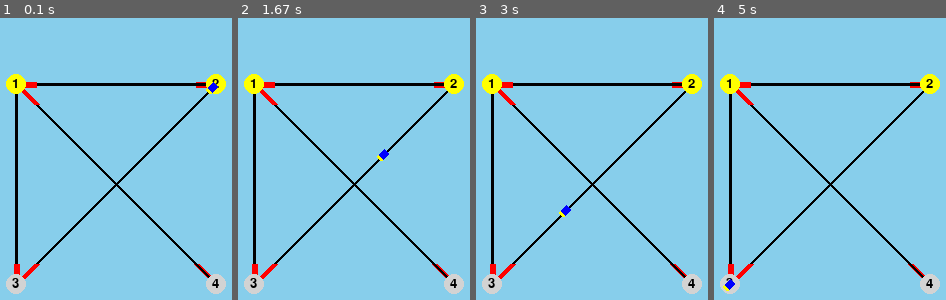
Above: before the commit, frames 1-4 (left to right).
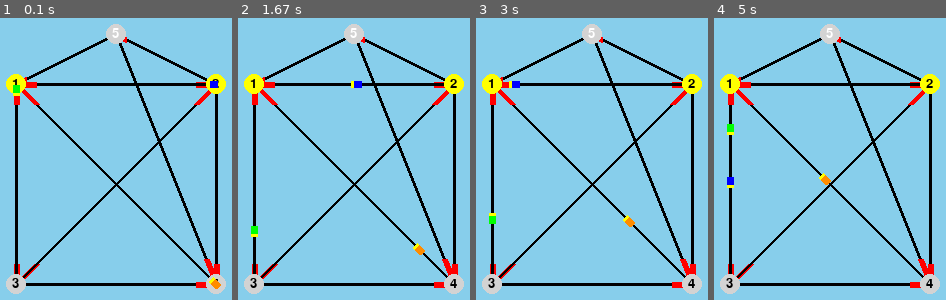
Above: after the commit, the same moments.

Repository: Feenix33/PyGameG
Game: pygame game, started from trains.py
The game is run twice, just before and just after one commit, with the same random seed, the same clock (stepped at 60 frames per second) and the same inputs.
Inputs:
- Up to frame 1 (0.1 s): no input
- Up to frame 2 (1.67 s): no input
- Up to frame 3 (3 s): no input
- Up to frame 4 (5 s): no input

The runs differ from the first frame. In frame 1, 4.8% of the frame differs, in the area x 5-96%, y 2-97%; in frame 2, 5.0%, in the area x 5-95%, y 2-96%; in frame 3, 5.0%; in frame 4, 5.0%.

Commit message:
Random travel and multiple trains

Diff:
--- a/trains.py
+++ b/trains.py
@@ -11,7 +11,7 @@
 import math
 
 
-CAPTION = "Trains 01"
+CAPTION = "Trains 02"
 SCREEN_SIZE = (400, 400)
 MAX_FPS = 30
 
@@ -48,18 +48,18 @@
     _width = 3
     _marker = 0.9
     _log = 0
-    def __init__(self, n, orig, dest, cnm_base="black", cnm_marker="red"):
+    def __init__(self, n, nodes, cnm_base="black", cnm_marker="red"):
         super(Link, self).__init__()
         self.n = n
         self.clr_base = pg.Color(cnm_base)
         self.clr_marker = pg.Color(cnm_marker)
-        self.orig = orig
-        self.dest = dest
+        self.orig = nodes[(n // 100)-1]
+        self.dest = nodes[(n % 100)-1]
         self.dist = pg.Vector2(self.orig.center()).distance_to(
                 pg.Vector2(self.dest.center()))
         dx = self.dest.x()-self.orig.x()
         dy = self.dest.y()-self.orig.y()
-        self.marker = pg.Vector2(self.orig.x()+Link._marker*dx, self.orig.y()+Link._marker*dy)
+        self._marker = pg.Vector2(self.orig.x()+Link._marker*dx, self.orig.y()+Link._marker*dy)
         self.angle = math.atan2(dy, dx)
         #if dx == 0: self.angle += math.pi
         self.angle %= 2*math.pi
@@ -67,13 +67,19 @@
             print ("Link {} from {} to {} distance {:.1f} at angle {:.1f}".format(
                 n, self.orig.name(), self.dest.name(), self.dist, math.degrees(self.angle)))
 
+    def marker(self):
+        return (int(self._marker.x),int(self._marker.y))
 
     def draw(self, surf):
         pg.draw.line(surf, self.clr_base, self.orig.center(), self.dest.center(), Link._width)
-        pg.draw.line(surf, self.clr_marker, self.marker, self.dest.center(), Link._width*2)
+        pg.draw.line(surf, self.clr_marker, self.marker(), self.dest.center(), Link._width*2)
+        #pg.draw.line(surf, self.clr_marker, (int(self.marker.x),int(self.marker.y)), self.dest.center(), Link._width*2)
 
     def name(self): return self.n
     #def angle(self): return self.angle
+
+    def norig(self): return self.orig.name()
+    def ndest(self): return self.dest.name()
 
 
 def find_link(links, name):
@@ -81,15 +87,24 @@
         if name == link.name(): return link
     return None
 
+def find_links_from(links, n):
+    matches = []
+    for link in links:
+        if link.norig() == n:
+            matches.append(link)
+    return matches
+
+
 class Train(pg.sprite.Sprite):
     _width = 11
     _height = 7
     _head = 3
-    def __init__(self, n, orig, cnm_body="blue", cnm_head="yellow"):
+    _log = 0
+    def __init__(self, n, orig, vel=2, cnm_body="blue", cnm_head="yellow"):
         super(Train, self).__init__()
         self.n = n
         self.link = None
-        self.velocity = 2
+        self.velocity = vel
         self.vel = pg.Vector2(1, 0)
         self.traveled = 0
         #self.pos = pg.Vector2(self.orig.x(), self.orig.y())
@@ -98,6 +113,8 @@
         self.clrbody = pg.Color(cnm_body)
         self.clrhead = pg.Color(cnm_head)
         self.prepare_sprite()
+        self._in_city = orig
+        self.at_dest = True
 
 
     def draw(self, surf):
@@ -111,7 +128,10 @@
         if self.traveled >= self.link.dist:
             self.rect.centerx = self.link.dest.x()
             self.rect.centery = self.link.dest.y()
+            self.at_dest = True
+            self._in_city = self.link.dest
             self.link = None
+            #print ("Train {} is at {}".format(self.n, self._in_city.name()))
         self.rect.center = (int(round(self.pos.x)), int(round(self.pos.y)))
 
     def set_link(self, link):
@@ -122,12 +142,15 @@
         self.vel.x = self.velocity * math.cos(self.link.angle)
         self.vel.y = self.velocity * math.sin(self.link.angle)
 
+        self.at_dest = False
+        self.in_city = None
         self.rotation = math.degrees(self.link.angle)
         self.prepare_sprite()
 
-        print ("Train {} on link {} from orig {} to dest {} at vel of {} = ({:.2f},{:.2f})".format(
-                self.n, self.link.n, self.link.orig.n, self.link.dest.n,
-                self.velocity, self.vel.x, self.vel.y))
+        if Train._log:
+            print ("Train {} on link {} from orig {} to dest {} at vel of {} = ({:.2f},{:.2f})".format(
+                    self.n, self.link.n, self.link.orig.n, self.link.dest.n,
+                    self.velocity, self.vel.x, self.vel.y))
 
     def prepare_sprite(self):
         #redraw the train then rotate it
@@ -139,14 +162,22 @@
         pg.draw.rect(self.image, self.clrhead, (self.rect.right-Train._head, self.rect.top, Train._head, self.rect.height))
         pg.draw.line(self.image, self.clrhead, (self.rect.right, self.rect.top), (self.rect.right, self.rect.bottom), 5)
 
-        #self.rect.center = (0,0)
         self.image = pg.transform.rotate(self.image, -self.rotation)
         self.rect = self.image.get_rect()
-        #self.rect.center = center
         self.rect.center = (int(self.pos.x), int(self.pos.y))
-        #print ("Rotated ", self.rotation, self.rect.center)
-
-
+
+    def name(self): return self.n
+    def at_destination(self): return self.at_dest
+    def in_city(self): return self._in_city.name()
+    def city_in(self): return self._in_city.name()
+
+
+def new_routes(trains, links):
+    for train in trains:
+        if train.at_destination():
+            #print("Processing train {} at {}".format(train.name(), train.city_in()))
+            paths = find_links_from(links, train.city_in())
+            train.set_link(random.choice(paths))
 
 def main():
     os.environ['SDL_VIDEO_CENTERED'] = '1'
@@ -163,22 +194,30 @@
     cities.append( City(300, 100, 2, "yellow", "black") )
     cities.append( City(100, 300, 3, "lightgray", "black") )
     cities.append( City(300, 300, 4, "lightgray", "black") )
+    cities.append( City(200,  50, 5, "lightgray", "white") )
 
     links = []
-    links.append( Link(12, cities[0], cities[1]) )
-    links.append( Link(21, cities[1], cities[0]) )
-    links.append( Link(13, cities[0], cities[2]) )
-    links.append( Link(14, cities[0], cities[3]) )
-    links.append( Link(41, cities[3], cities[0]) )
-    links.append( Link(23, cities[1], cities[2]) )
+    links.append( Link(102, cities) )
+    links.append( Link(201, cities) )
+    links.append( Link(103, cities) )
+    links.append( Link(301, cities) )
+    links.append( Link(203, cities) )
+    links.append( Link(302, cities) )
+    links.append( Link(204, cities) )
+    links.append( Link(304, cities) )
+    links.append( Link(401, cities) )
+    links.append( Link(501, cities) )
+    links.append( Link(504, cities) )
+    links.append( Link(205, cities) )
 
     trains = []
-    trains.append( Train(1, cities[0]) )
-
-    specific_link = find_link(links, 23)
-    #trains[0].velocity = 0
-    if specific_link == None: print ("No link")
-    else: trains[0].set_link( specific_link )
+    trains.append( Train(1, random.choice(cities)) )
+    trains.append( Train(2, random.choice(cities), 3, cnm_body="green"))
+    trains.append( Train(3, random.choice(cities), 1, "darkorange"))
+
+    #specific_link = find_link(links, 102)
+    #if specific_link == None: print ("No link")
+    #else: trains[0].set_link( specific_link )
 
     while running:
         for event in pg.event.get():
@@ -196,14 +235,12 @@
         for train in trains:
             train.update()
 
+        new_routes(trains, links)
+
         # Draw screen elements
-
-        for link in links:
-            link.draw(screen)
-        for city in cities:
-            city.draw(screen)
-        for train in trains:
-            train.draw(screen)
+        for link in links: link.draw(screen)
+        for city in cities: city.draw(screen)
+        for train in trains: train.draw(screen)
 
 
         #pg.display.update()
